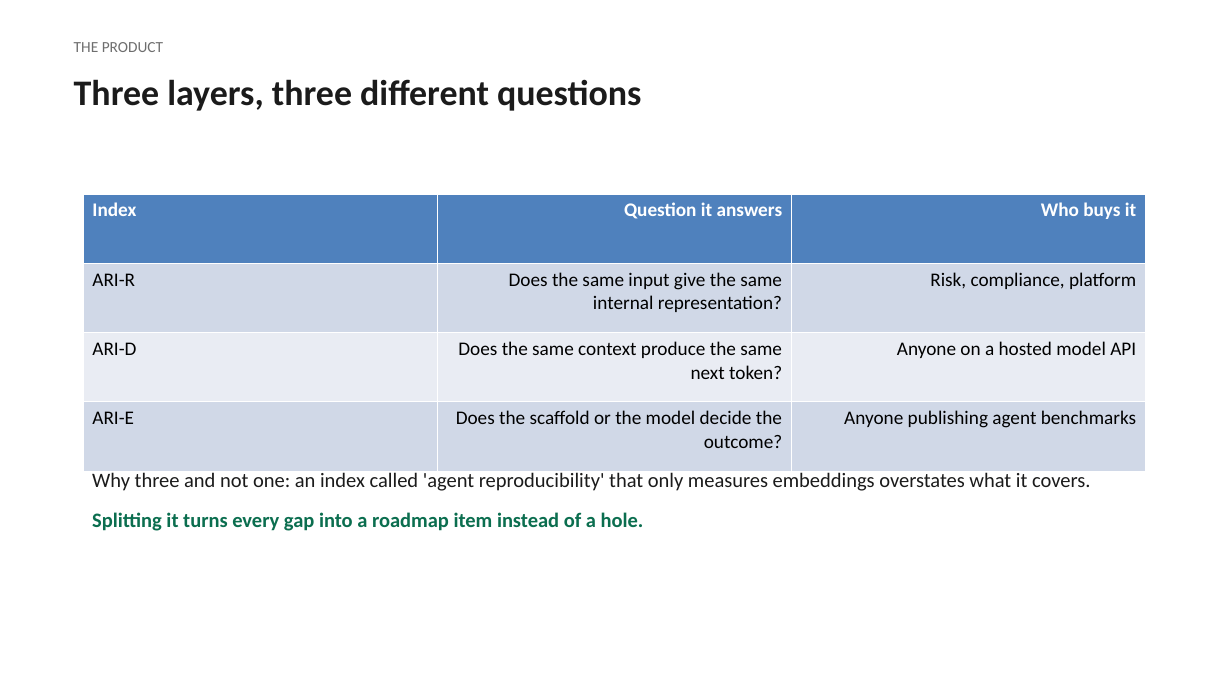
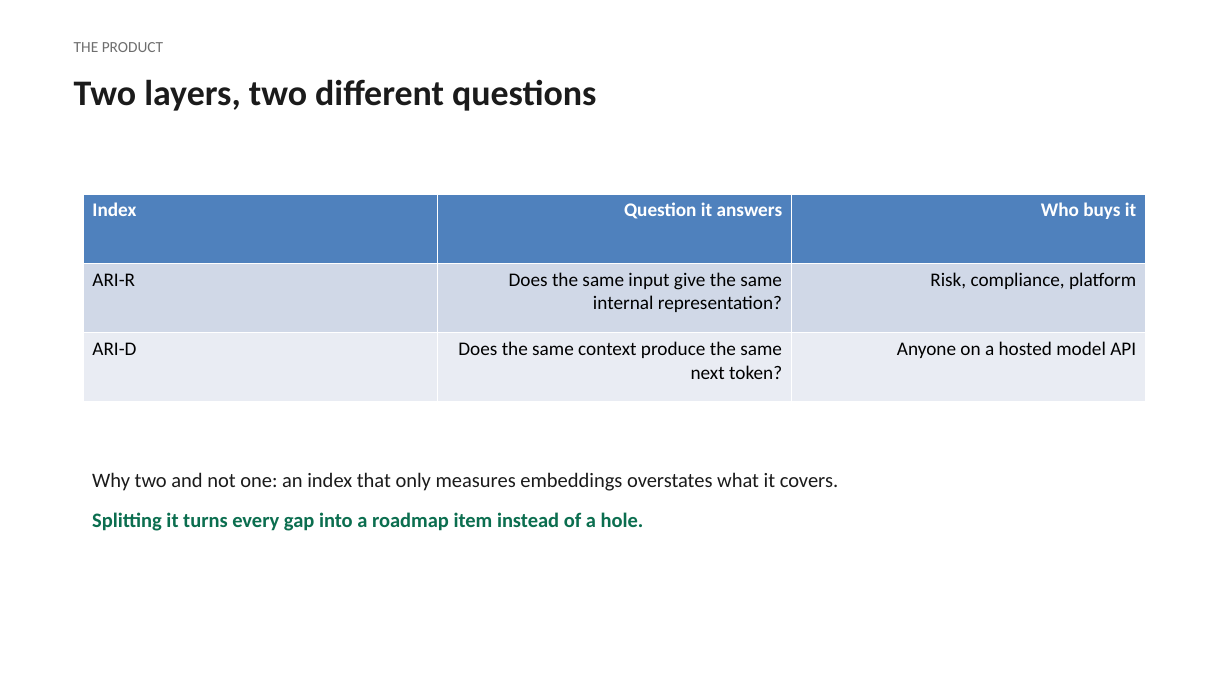
Before and after one commit to The-SEMQ-Group/semq-ari-benchmark, a slide deck: slide 3 of docs/deck/ari-overview.pptx. Drawn at 1232x693 pixels with LibreOffice and Linux fonts; fonts in the diff are those of the drawing. Boxes give left, top, right and bottom in pixels: in the first picture for what was removed or moved away, otherwise in the second. Text is boxed around its words. In the diff, an @@ line names an element or a change of style, - is before the commit and + after.

```diff
--- a/docs/deck/ari-overview.pptx
+++ b/docs/deck/ari-overview.pptx
@@ text at [74,79,596,111]: text changed @@
-Three layers, three different questions
+Two layers, two different questions
@@ table at [83,194,1145,402] @@
-row 4: ARI-E | Does the scaffold or the model decide the outcome? | Anyone publishing agent benchmarks
@@ text at [92,472,838,491]: text changed @@
-Why three and not one: an index called 'agent reproducibility' that only measures embeddings overstates what it covers.
+Why two and not one: an index that only measures embeddings overstates what it covers.
```
Also in this commit, not shown: 3 other slides changed, 2 slides removed, 29 other files.
